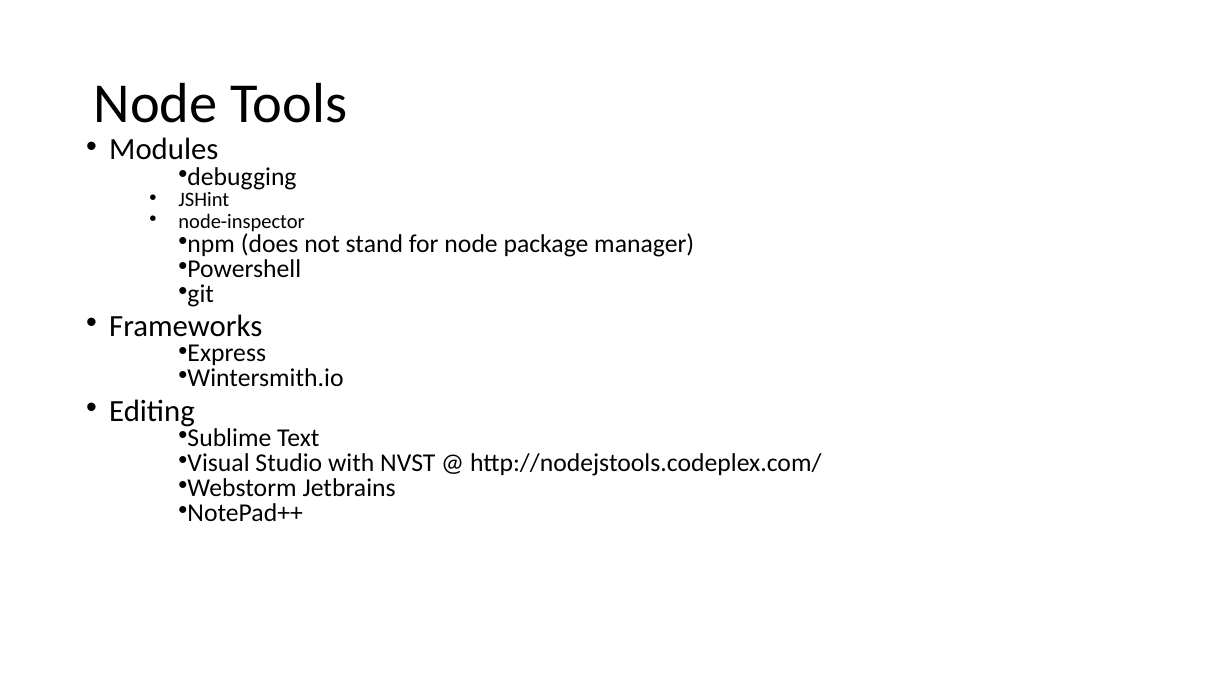
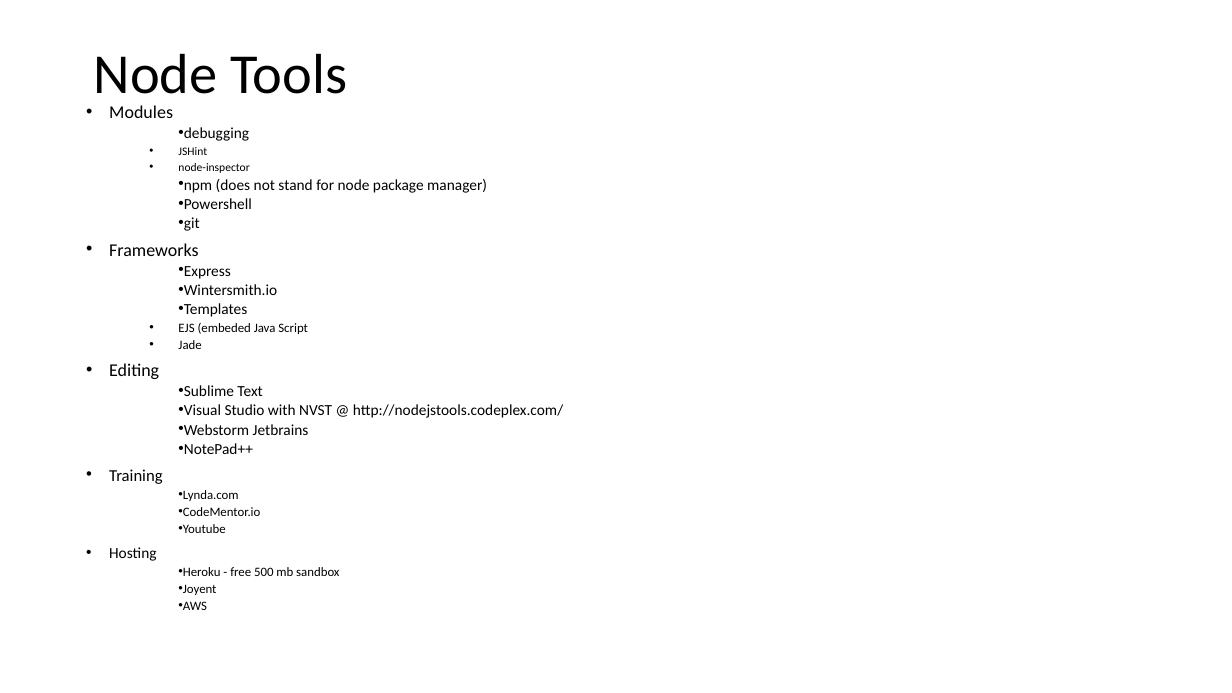
Before and after one commit to VDUNY/2015-02, a slide deck: slide 4 of NodeJSPresentation.ppt. Drawn at 1232x693 pixels with LibreOffice and Linux fonts; fonts in the diff are those of the drawing. Boxes give left, top, right and bottom in pixels: in the first picture for what was removed or moved away, otherwise in the second. Text is boxed around its words. In the diff, an @@ line names an element or a change of style, - is before the commit and + after.

```diff
--- a/NodeJSPresentation.ppt
+++ b/NodeJSPresentation.ppt
@@ title "Node Tools" rewrapped from (94, 82, 347, 123) to (94, 53, 347, 106) @@
@@ text "Modules": place and size @@
-text "Modules" at (109, 137, 821, 521)
+text "Modules" at (109, 105, 563, 610)
@@ text at (109, 105, 563, 454): size 24 to 14 pt in "Modules", "Frameworks", "Editing"; size 20 to 12 pt in "debugging", "npm (does not stand for node package ...", "Powershell", "git" and 6 more places; size 16 to 9 pt in "JSHint", "node-inspector"; line spacing 0.6 to 0.7 @@
@@ text at (178, 303, 308, 349): paragraphs added @@
+  • Templates
+    • EJS (embeded Java Script
+    • Jade
@@ text at (109, 469, 339, 610): paragraphs added @@
+• Training
+  • Lynda.com
+  • CodeMentor.io
+  • Youtube
+• Hosting
+  • Heroku - free 500 mb sandbox
+  • Joyent
+  • AWS
```
Also in this commit, not shown: 3 other slides changed.
